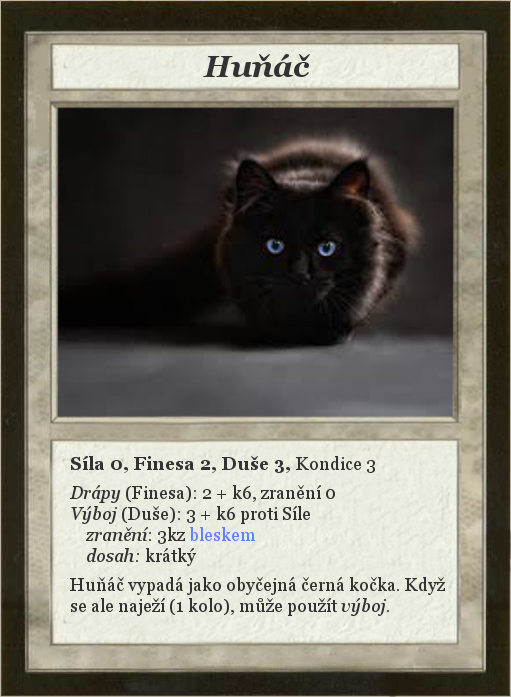
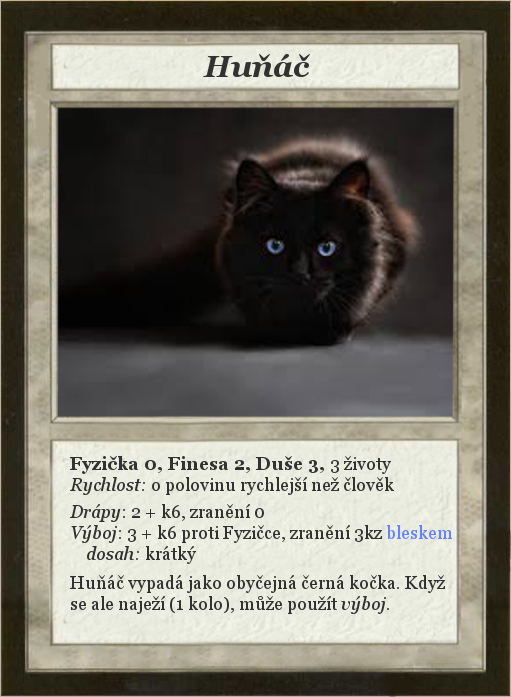
Layers edited between the first and the second 511×697 image:
renamed "Síla 0, Finesa 2, Duše 3, Kond..." to "Fyzička 0, Finesa 2, Duše 3, 3...", painted on it over <box>69,456,452,616</box>
